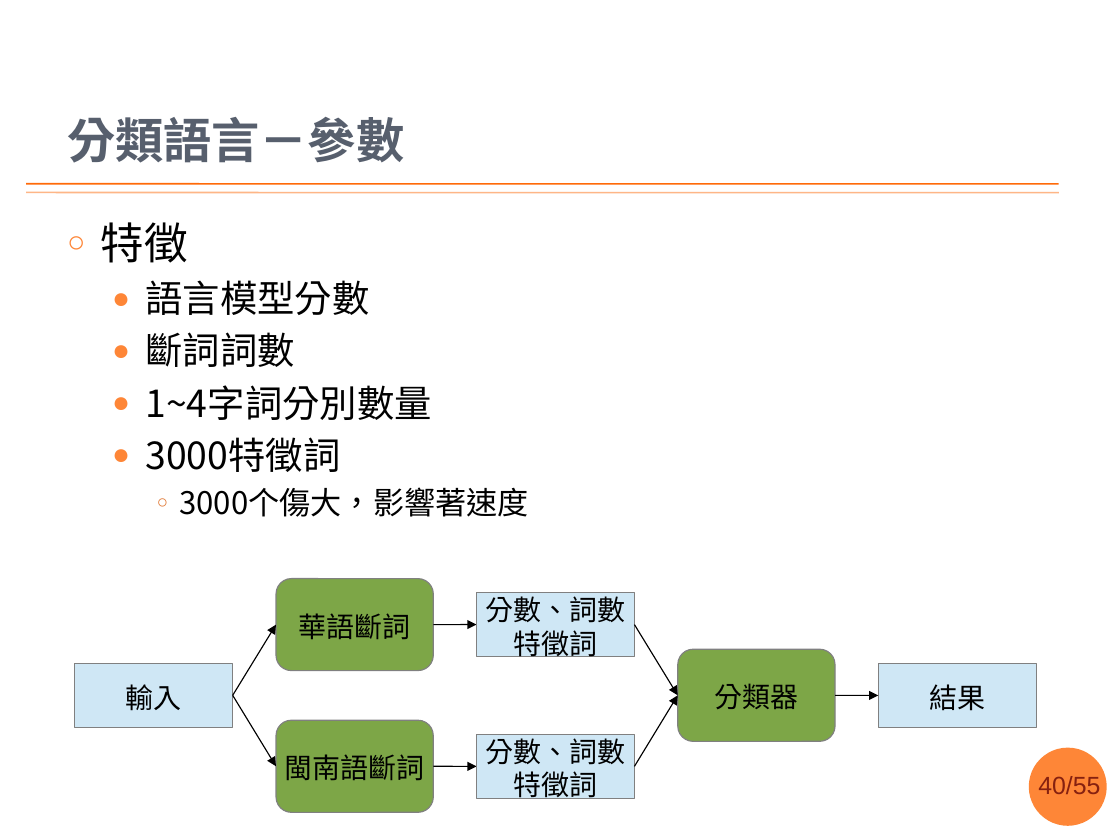
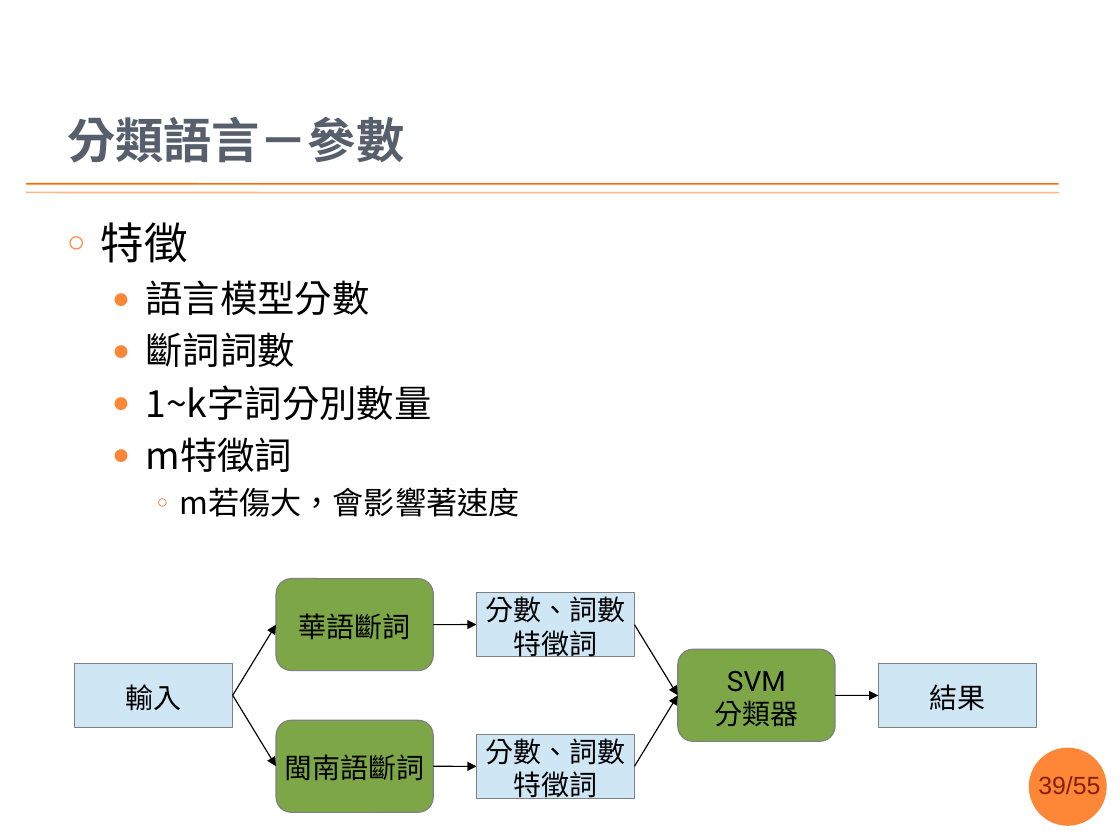
Before and after one commit to sih4sing5hong5/po3-ko3_tau5-iann2-phinn3, a slide deck: slide 39 of 翻譯報告.pptx (slide 40 before the commit). Drawn at 1120x840 pixels with LibreOffice and Linux fonts; fonts in the diff are those of the drawing; background and template pictures are left out. Boxes give left, top, right and bottom in pixels: in the first picture for what was removed or moved away, otherwise in the second. Text is boxed around its words. In the diff, an @@ line names an element or a change of style, - is before the commit and + after.

```diff
--- a/翻譯報告.pptx
+++ b/翻譯報告.pptx
@@ text at <box>146,385,519,517</box>: text changed @@
-  ● 1~4字詞分別數量
-  ● 3000特徵詞
-    ○ 3000个傷大，影響著速度
+  ● 1~k字詞分別數量
+  ● m特徵詞
+    ○ m若傷大，會影響著速度
@@ text in rounded rectangle at <box>727,671,786,692</box>: paragraph added @@
+SVM
@@ page number at <box>1038,776,1100,794</box>: text changed @@
-40/55
+39/55
```
Also in this commit, not shown: 9 other slides changed, 1 slide removed.
